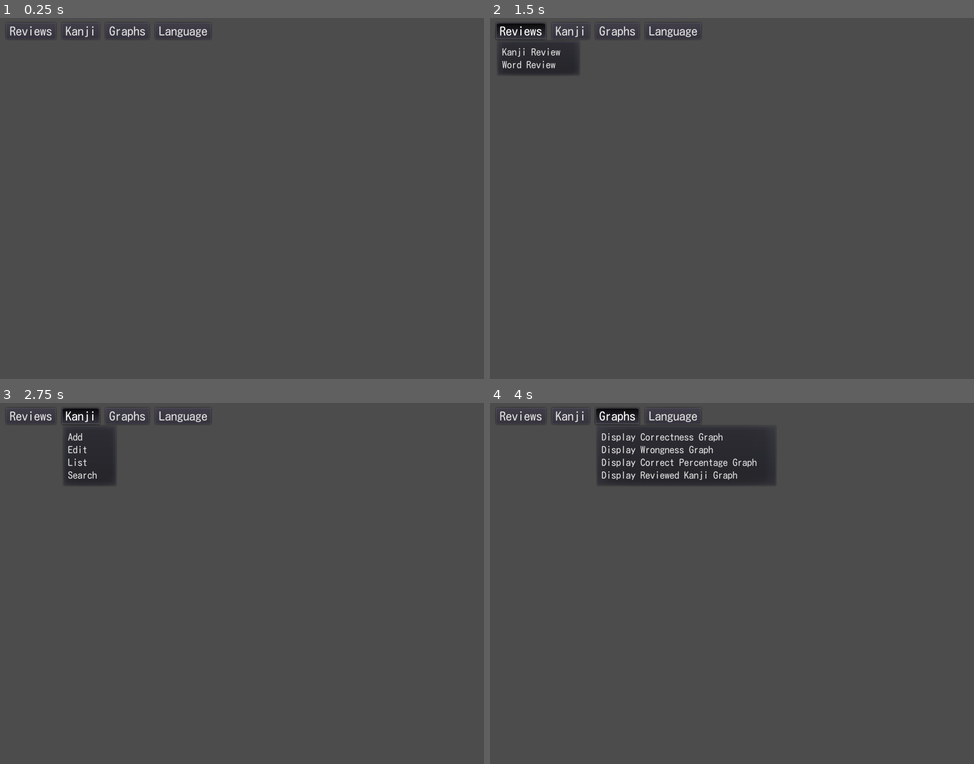
Above: before the commit, frames 1-4 (two rows, left to right).
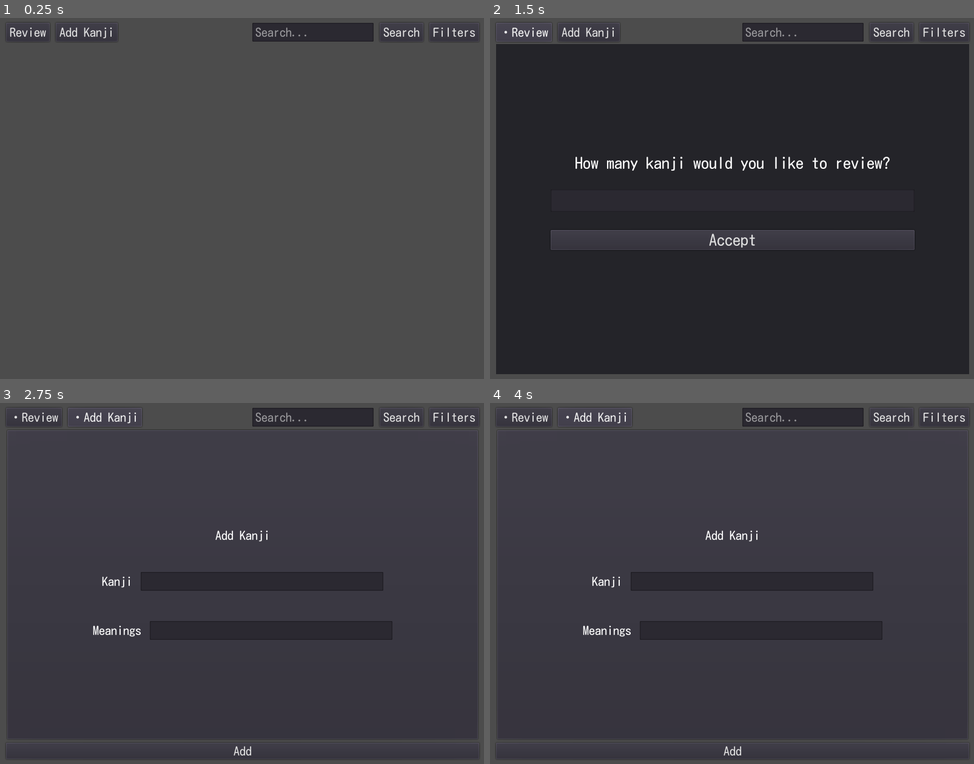
Above: after the commit, the same moments.

Repository: krasi070/know-your-kanji
Game: Godot game, scene res://Main.tscn
The game is run twice, just before and just after one commit, with the same random seed, the same clock (stepped at 60 frames per second) and the same inputs.
Inputs (mouse positions are in pixels of both pictures, inside the frame that each line leads up to):
- Up to frame 1 (0.25 s): no input
- Up to frame 2 (1.5 s): click (519, 32) at 0.5 s, where only the run before the commit has a clickable "Reviews"; click (523, 32) at 1.25 s, where only the run after the commit has a clickable "・Review"
- Up to frame 3 (2.75 s): click (82, 417) at 2 s, where only the run before the commit has a clickable "Kanji"
- Up to frame 4 (4 s): click (596, 417) at 2.75 s, where only the run after the commit has a clickable "・Add Kanji"; click (615, 417) at 3.5 s, where only the run before the commit has a clickable "Graphs"

The runs differ from the first frame. In frame 1, 1.9% of the frame differs, in the area x 1-99%, y 1-7%; in frame 2, 86%, in the area x 1-99%, y 1-99%; in frame 3, 8.7%; in frame 4, 11%.

Commit message:
Reorganize menubar

Diff:
--- a/Main.tscn
+++ b/Main.tscn
@@ -1,10 +1,8 @@
-[gd_scene load_steps=7 format=2]
+[gd_scene load_steps=5 format=2]
 
 [ext_resource path="res://assets/fonts/KosugiMaru-Regular.ttf" type="DynamicFontData" id=1]
 [ext_resource path="res://scripts/menus/MenuContainer.gd" type="Script" id=2]
-[ext_resource path="res://scripts/menus/KanjiMenuButton.gd" type="Script" id=4]
 [ext_resource path="res://scripts/windows/Window.gd" type="Script" id=5]
-[ext_resource path="res://scripts/menus/ReviewsMenuButton.gd" type="Script" id=6]
 
 [sub_resource type="DynamicFont" id=1]
 size = 20
@@ -28,61 +26,62 @@
 
 [node name="MenuContainer" type="HBoxContainer" parent="VBoxContainer"]
 margin_right = 780.0
-margin_bottom = 27.0
+margin_bottom = 31.0
 custom_constants/separation = 10
 script = ExtResource( 2 )
 
-[node name="Reviews" type="MenuButton" parent="VBoxContainer/MenuContainer" groups=[
-"menus",
-]]
-margin_right = 82.0
-margin_bottom = 27.0
+[node name="LeftContainer" type="HBoxContainer" parent="VBoxContainer/MenuContainer"]
+margin_right = 396.0
+margin_bottom = 31.0
+size_flags_horizontal = 3
+custom_constants/separation = 10
+
+[node name="Review" type="Button" parent="VBoxContainer/MenuContainer/LeftContainer"]
+margin_right = 72.0
+margin_bottom = 31.0
+focus_mode = 0
 custom_fonts/font = SubResource( 1 )
-text = "Reviews"
-flat = false
-items = [ "Kanji Review", null, 0, false, false, 0, 0, null, "", false, "Word Review", null, 0, false, false, 1, 0, null, "", false ]
-switch_on_hover = true
-script = ExtResource( 6 )
+text = "Review"
 
-[node name="Kanji" type="MenuButton" parent="VBoxContainer/MenuContainer" groups=[
-"menus",
-]]
-margin_left = 92.0
-margin_right = 154.0
-margin_bottom = 27.0
+[node name="AddKanji" type="Button" parent="VBoxContainer/MenuContainer/LeftContainer"]
+margin_left = 82.0
+margin_right = 184.0
+margin_bottom = 31.0
+focus_mode = 0
 custom_fonts/font = SubResource( 1 )
-text = "Kanji"
-flat = false
-items = [ "Add", null, 0, false, false, 0, 0, null, "", false, "Edit", null, 0, false, false, 1, 0, null, "", false, "List", null, 0, false, false, 2, 0, null, "", false, "Search", null, 0, false, false, 3, 0, null, "", false ]
-switch_on_hover = true
-script = ExtResource( 4 )
+text = "Add Kanji"
 
-[node name="Graphs" type="MenuButton" parent="VBoxContainer/MenuContainer" groups=[
-"menus",
-]]
-margin_left = 164.0
-margin_right = 236.0
-margin_bottom = 27.0
+[node name="RightContainer" type="HBoxContainer" parent="VBoxContainer/MenuContainer"]
+margin_left = 406.0
+margin_right = 780.0
+margin_bottom = 31.0
+custom_constants/separation = 10
+
+[node name="SearchBar" type="LineEdit" parent="VBoxContainer/MenuContainer/RightContainer"]
+margin_right = 200.0
+margin_bottom = 31.0
+rect_min_size = Vector2( 200, 0 )
 custom_fonts/font = SubResource( 1 )
-text = "Graphs"
-flat = false
-items = [ "Display Correctness Graph", null, 0, false, false, 0, 0, null, "", false, "Display Wrongness Graph", null, 0, false, false, 1, 0, null, "", false, "Display Correct Percentage Graph", null, 0, false, false, 2, 0, null, "", false, "Display Reviewed Kanji Graph", null, 0, false, false, 3, 0, null, "", false ]
-switch_on_hover = true
+placeholder_text = "Search..."
 
-[node name="Language" type="MenuButton" parent="VBoxContainer/MenuContainer" groups=[
-"menus",
-]]
-margin_left = 246.0
-margin_right = 338.0
-margin_bottom = 27.0
+[node name="SearchButton" type="Button" parent="VBoxContainer/MenuContainer/RightContainer"]
+margin_left = 210.0
+margin_right = 282.0
+margin_bottom = 31.0
+focus_mode = 0
 custom_fonts/font = SubResource( 1 )
-text = "Language"
-flat = false
-items = [ "English", null, 2, true, false, 0, 0, null, "", false, "Japanese", null, 2, false, false, 1, 0, null, "", false ]
-switch_on_hover = true
+text = "Search"
+
+[node name="FiltersButton" type="Button" parent="VBoxContainer/MenuContainer/RightContainer"]
+margin_left = 292.0
+margin_right = 374.0
+margin_bottom = 31.0
+focus_mode = 0
+custom_fonts/font = SubResource( 1 )
+text = "Filters"
 
 [node name="Window" type="MarginContainer" parent="VBoxContainer"]
-margin_top = 31.0
+margin_top = 35.0
 margin_right = 780.0
 margin_bottom = 580.0
 size_flags_horizontal = 3
--- a/scenes/ReviewWindow.tscn
+++ b/scenes/ReviewWindow.tscn
@@ -186,9 +186,9 @@
 }
 
 [node name="Label" type="Label" parent="Panel/ReviewAmountContainer"]
-margin_top = 25.0
-margin_right = 640.0
-margin_bottom = 52.0
+margin_top = 3.0
+margin_right = 600.0
+margin_bottom = 30.0
 custom_fonts/font = SubResource( 8 )
 text = "How many kanji would you like to review?"
 align = 1
@@ -206,18 +206,18 @@
 valign = 1
 
 [node name="Amount" type="LineEdit" parent="Panel/ReviewAmountContainer"]
-margin_top = 82.0
-margin_right = 640.0
-margin_bottom = 119.0
+margin_top = 60.0
+margin_right = 600.0
+margin_bottom = 97.0
 custom_fonts/font = SubResource( 8 )
 __meta__ = {
 "_edit_use_anchors_": false
 }
 
 [node name="Accept" type="Button" parent="Panel/ReviewAmountContainer"]
-margin_top = 149.0
-margin_right = 640.0
-margin_bottom = 182.0
+margin_top = 127.0
+margin_right = 600.0
+margin_bottom = 160.0
 custom_fonts/font = SubResource( 8 )
 text = "Accept"
 
--- a/scripts/windows/Window.gd
+++ b/scripts/windows/Window.gd
@@ -1,24 +1,38 @@
 extends MarginContainer
 
 var curr_window : String
+var add_kanji_scene : PackedScene
+var review_scene : PackedScene
+var windows : Dictionary
+
+onready var review_button := $"../MenuContainer/LeftContainer/Review"
+onready var add_kanji_button := $"../MenuContainer/LeftContainer/AddKanji"
 
 
 func _ready():
-	$"../MenuContainer/Reviews".connect(
-			"opened_window", self, "open_window")
-	$"../MenuContainer/Kanji".connect(
-			"opened_window", self, "open_window")
+	review_scene = preload("res://scenes/ReviewWindow.tscn")
+	review_button.connect(
+			"button_up", self, "open_window", [review_scene, "Review", review_button])
+	add_kanji_scene = preload("res://scenes/AddKanjiWindow.tscn")
+	add_kanji_button.connect(
+			"button_up", self, "open_window", [add_kanji_scene, "Add Kanji", add_kanji_button])
 
 
-func open_window(window, window_name) -> void:
+func open_window(scene: PackedScene, window_name: String, button: Button) -> void:
 	# Only open new window if it is differen from the currently open one
 	if curr_window != window_name:
-		free_children()
-		add_child(window)
+		hide_children()
+		if windows.has(window_name):
+			windows[window_name].show()
+		else:
+			var instance := scene.instance()
+			add_child(instance)
+			windows[window_name] = instance
+			button.text = "・" + button.text
 		curr_window = window_name
 
 
-func free_children() -> void:
+func hide_children() -> void:
 	var children = get_children()
 	for i in range(children.size()):
-		children[i].queue_free()
+		children[i].hide()
